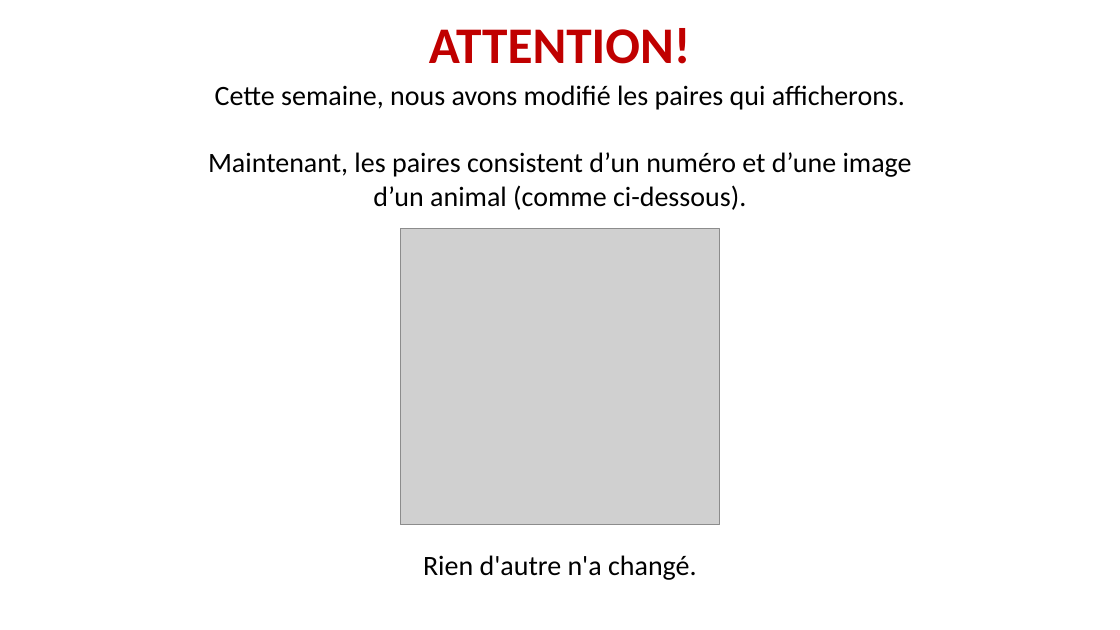
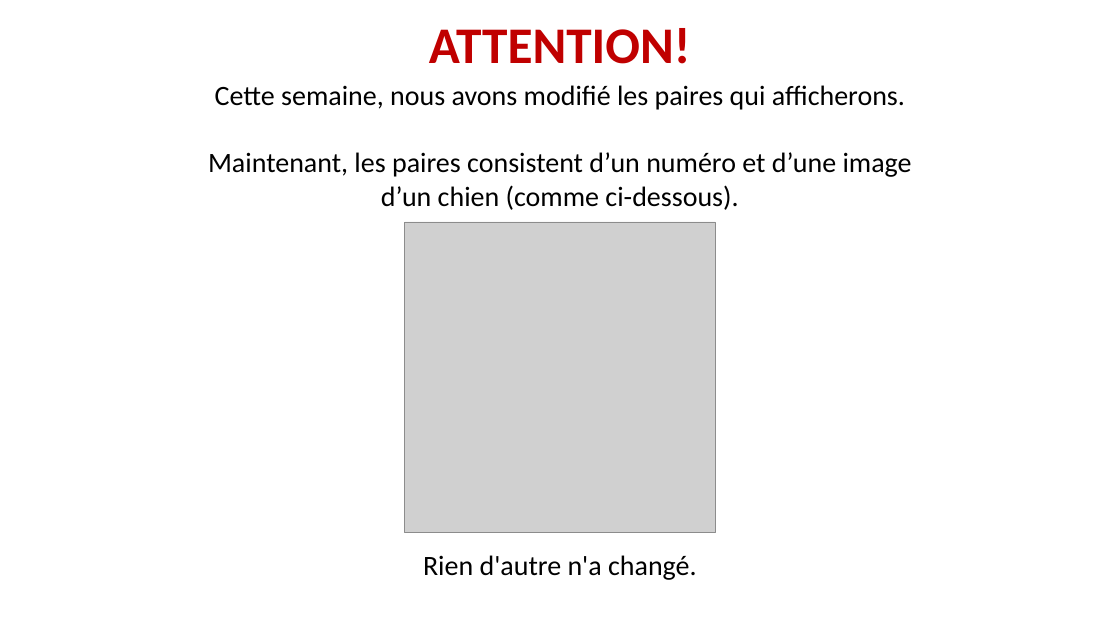
Before and after one commit to MBB-team/Online_Testing, a slide deck: slide 1 of src/Self_Efficacy/Stimuli/Instructions.pptx. Drawn at 1120x630 pixels with LibreOffice and Linux fonts; fonts in the diff are those of the drawing; grey boxes stand for pictures. Boxes give left, top, right and bottom in pixels: in the first picture for what was removed or moved away, otherwise in the second. Text is boxed around its words. In the diff, an @@ line names an element or a change of style, - is before the commit and + after.

```diff
--- a/src/Self_Efficacy/Stimuli/Instructions.pptx
+++ b/src/Self_Efficacy/Stimuli/Instructions.pptx
@@ text at (208,152,912,210): text changed @@
-Maintenant, les paires consistent d’un numéro et d’une image d’un animal (comme ci-dessous).
+Maintenant, les paires consistent d’un numéro et d’une image d’un chien (comme ci-dessous).
@@ picture: place and size @@
-picture at (400,229,719,525)
+picture at (405,222,715,533)
```
Also in this commit, not shown: 28 other files.
